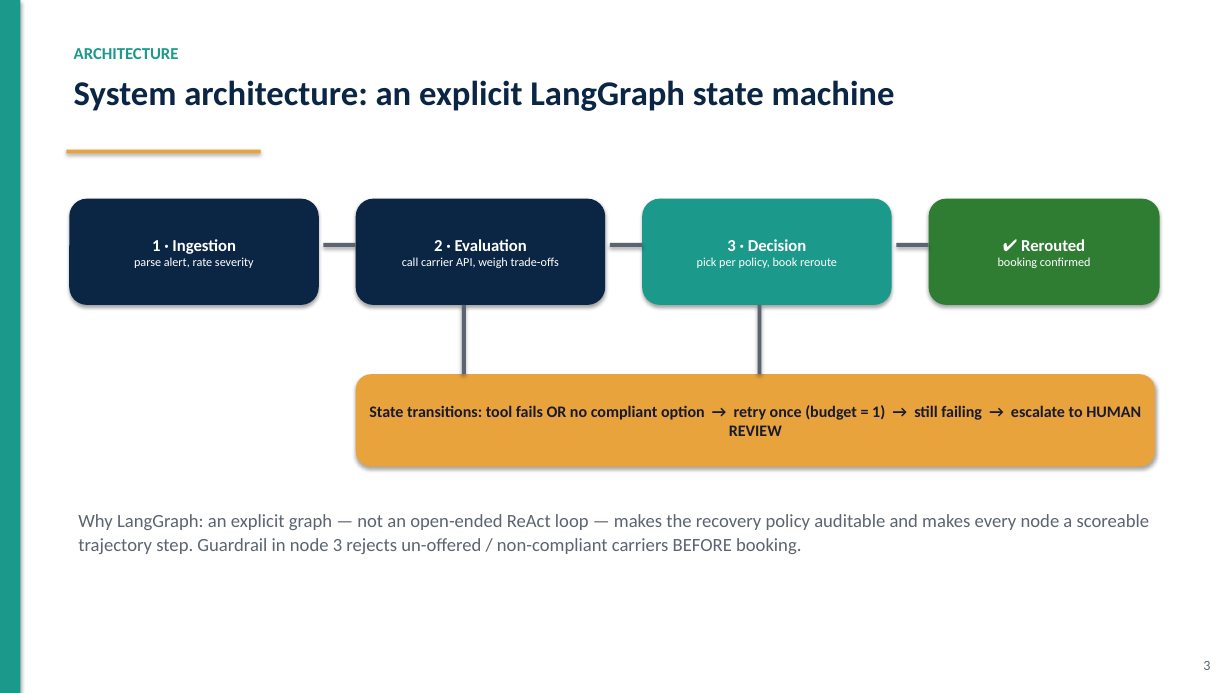
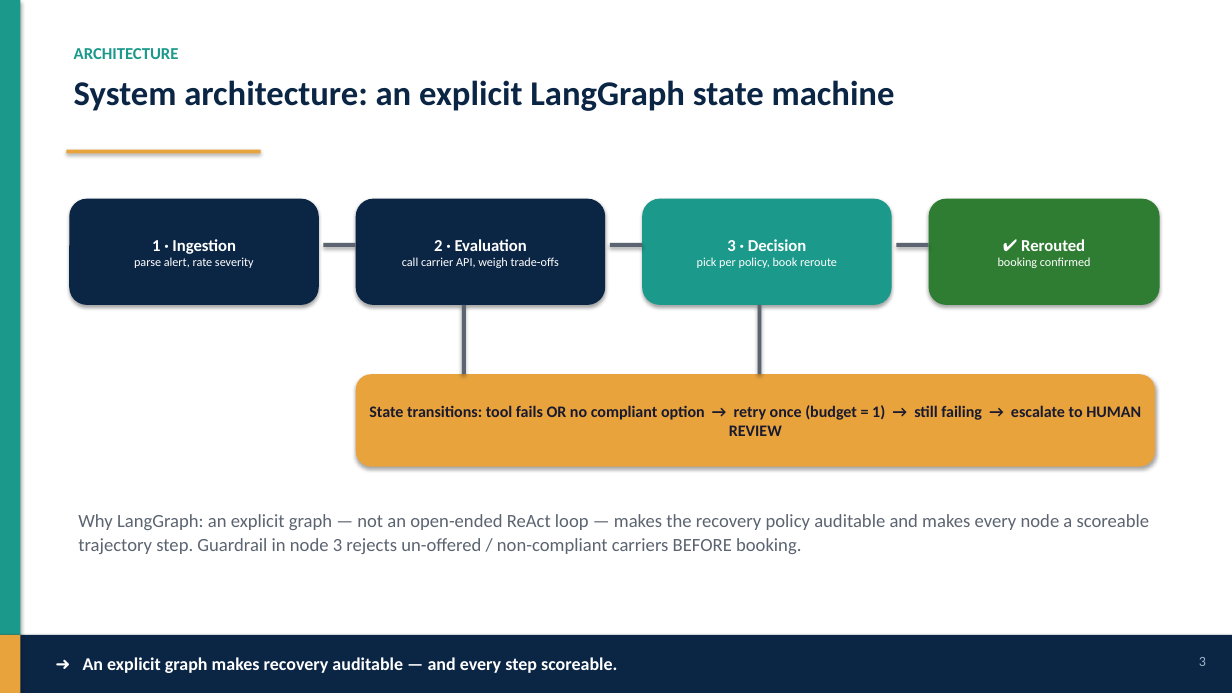
Before and after one commit to San7122/triluxo-carrier-rerouting, a slide deck: slide 4 of docs/deck.pptx. Drawn at 1232x693 pixels with LibreOffice and Linux fonts; fonts in the diff are those of the drawing. Boxes give left, top, right and bottom in pixels: in the first picture for what was removed or moved away, otherwise in the second. Text is boxed around its words. In the diff, an @@ line names an element or a change of style, - is before the commit and + after.

```diff
--- a/docs/deck.pptx
+++ b/docs/deck.pptx
@@ rectangle added at box(0, 635, 1232, 693), fill #0B2545 @@
@@ rectangle added at box(0, 635, 20, 693), fill #E8A33D @@
@@ text added at box(83, 657, 617, 673), 14 pt, text #FFFFFF, bold @@
+➜ An explicit graph makes recovery auditable — and every step scoreable.
@@ text "3" at box(1199, 657, 1206, 666): text colour #5B6470 to #9FB3C8; vertical alignment top to middle @@
```
Also in this commit, not shown: 4 other slides changed, 1 other file.
